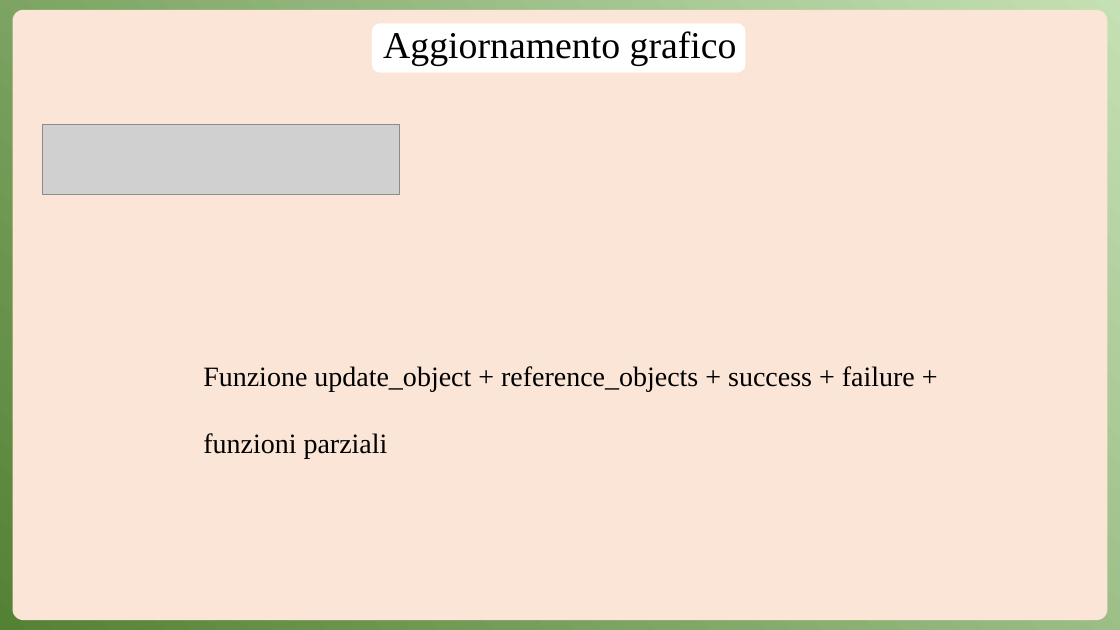
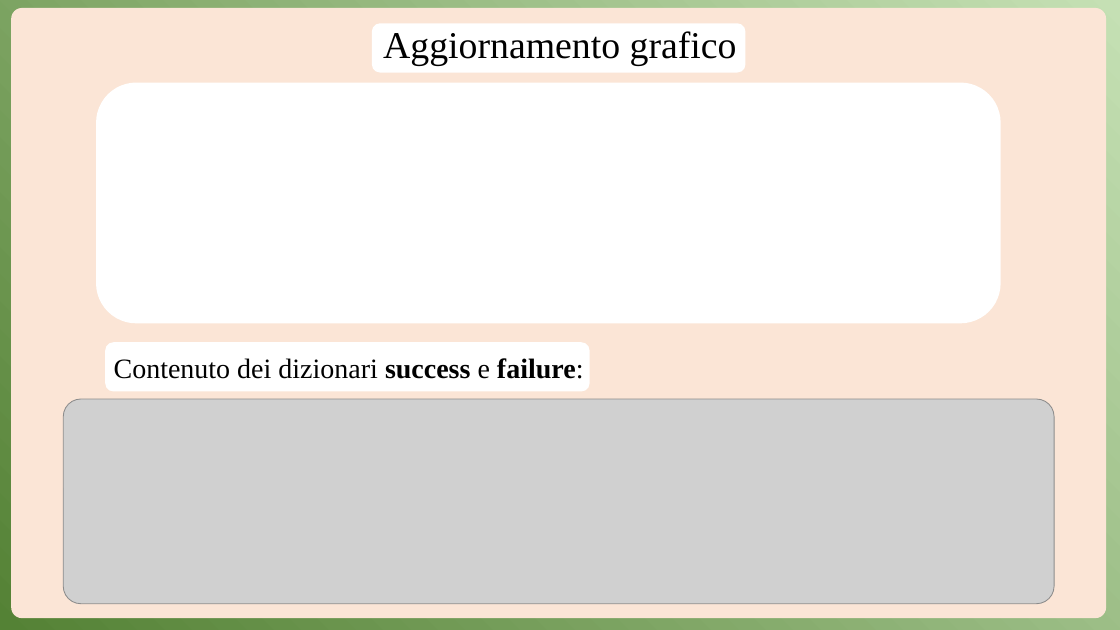
Before and after one commit to Anrighe/Tesi-Laurea-Triennale-Informatica-Unimore, a slide deck: slide 14 of Presentazione_Tesi_Triennale_Informatica_Unimore_2022_2023_Enrico_Marras_152336.pptx. Drawn at 1120x630 pixels with LibreOffice and Linux fonts; fonts in the diff are those of the drawing; grey boxes stand for pictures. Boxes give left, top, right and bottom in pixels: in the first picture for what was removed or moved away, otherwise in the second. Text is boxed around its words. In the diff, an @@ line names an element or a change of style, - is before the commit and + after.

```diff
--- a/Presentazione_Tesi_Triennale_Informatica_Unimore_2022_2023_Enrico_Marras_152336.pptx
+++ b/Presentazione_Tesi_Triennale_Informatica_Unimore_2022_2023_Enrico_Marras_152336.pptx
@@ rounded rectangle added at (x1=96, y1=82, x2=1001, y2=323), fill #FFFFFF @@
@@ picture removed at (x1=42, y1=124, x2=400, y2=195) @@
@@ rounded rectangle added at (x1=105, y1=342, x2=590, y2=392), fill #FFFFFF @@
@@ text added at (x1=114, y1=358, x2=584, y2=379), 24 pt, text #000000 @@
+Contenuto dei dizionari success e failure:
@@ subtitle removed at (x1=203, y1=366, x2=915, y2=459) @@
-Funzione update_object + reference_objects + success + failure + funzioni parziali
@@ picture added at (x1=63, y1=399, x2=1054, y2=604) @@
```
Also in this commit, not shown: 5 other slides changed.
